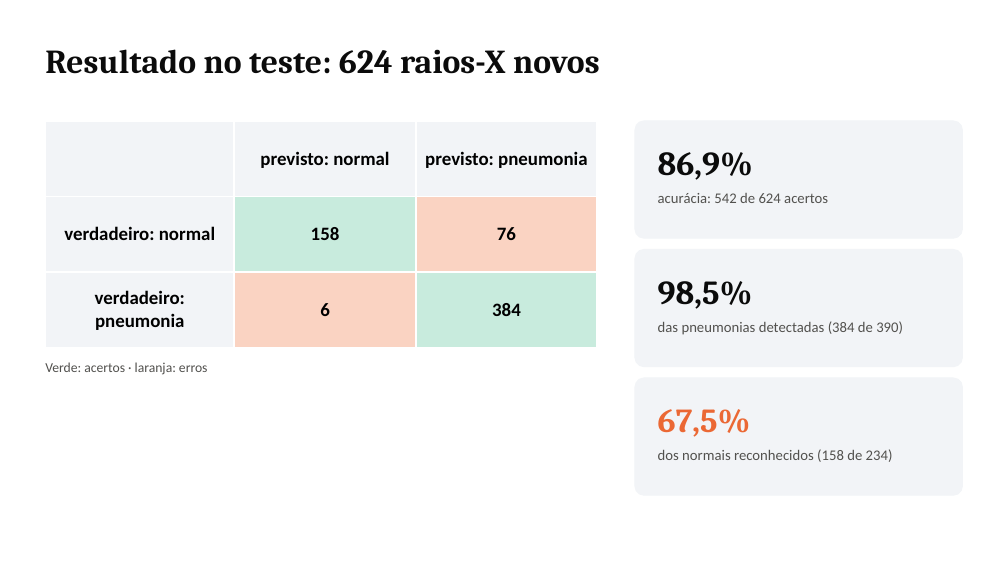
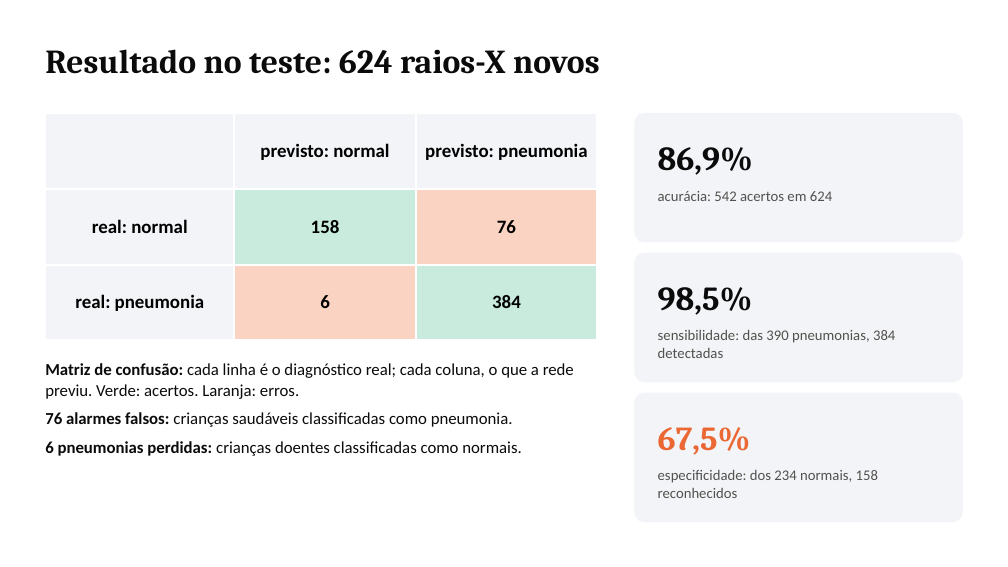
Before and after one commit to DaviPac/topicos-avancados-ia, a slide deck: slide 26 of code/cnn-pneumonia-r/slides/videoaula_cnn_r.pptx (slide 17 before the commit). Drawn at 1008x567 pixels with LibreOffice and Linux fonts; fonts in the diff are those of the drawing. Boxes give left, top, right and bottom in pixels: in the first picture for what was removed or moved away, otherwise in the second. Text is boxed around its words. In the diff, an @@ line names an element or a change of style, - is before the commit and + after.

```diff
--- a/code/cnn-pneumonia-r/slides/videoaula_cnn_r.pptx
+++ b/code/cnn-pneumonia-r/slides/videoaula_cnn_r.pptx
@@ table at [45, 113, 597, 315] @@
-row 2, column 1: verdadeiro: normal
+row 2, column 1: real: normal
-row 3, column 1: verdadeiro: pneumonia
+row 3, column 1: real: pneumonia
@@ table: place and size @@
-table at [45, 121, 597, 334]
+table at [45, 113, 597, 315]
@@ rounded rectangle: place and size @@
-rounded rectangle at [635, 121, 963, 238]
+rounded rectangle at [635, 113, 963, 242]
@@ text "86,9%": place and size @@
-text "86,9%" at [658, 152, 753, 180]
+text "86,9%" at [658, 147, 753, 175]
@@ text at [658, 191, 832, 201]: text changed @@
-acurácia: 542 de 624 acertos
+acurácia: 542 acertos em 624
@@ rounded rectangle: place and size @@
-rounded rectangle at [635, 250, 963, 367]
+rounded rectangle at [635, 253, 963, 382]
@@ text "98,5%": place and size @@
-text "98,5%" at [658, 281, 753, 309]
+text "98,5%" at [658, 287, 753, 315]
@@ text at [658, 330, 895, 358]: text changed @@
-das pneumonias detectadas (384 de 390)
+sensibilidade: das 390 pneumonias, 384 detectadas
@@ text at [45, 363, 574, 456]: text changed; size 13 to 16 pt; text colour #52514E to #0B0B0B @@
-Verde: acertos · laranja: erros
+Matriz de confusão: cada linha é o diagnóstico real; cada coluna, o que a rede previu. Verde: acertos. Laranja: erros.
+76 alarmes falsos: crianças saudáveis classificadas como pneumonia.
+6 pneumonias perdidas: crianças doentes classificadas como normais.
@@ proportions changed in 3 elements at [635, 113, 963, 242], [635, 253, 963, 382], [635, 393, 963, 522] @@
@@ rounded rectangle: place and size @@
-rounded rectangle at [635, 378, 963, 495]
+rounded rectangle at [635, 393, 963, 522]
@@ text "67,5%": place and size @@
-text "67,5%" at [658, 409, 751, 437]
+text "67,5%" at [658, 427, 751, 455]
@@ text at [658, 470, 878, 498]: text changed @@
-dos normais reconhecidos (158 de 234)
+especificidade: dos 234 normais, 158 reconhecidos
```
Also in this commit, not shown: 8 other slides changed, 19 slides added, 10 slides removed, 13 other files.
